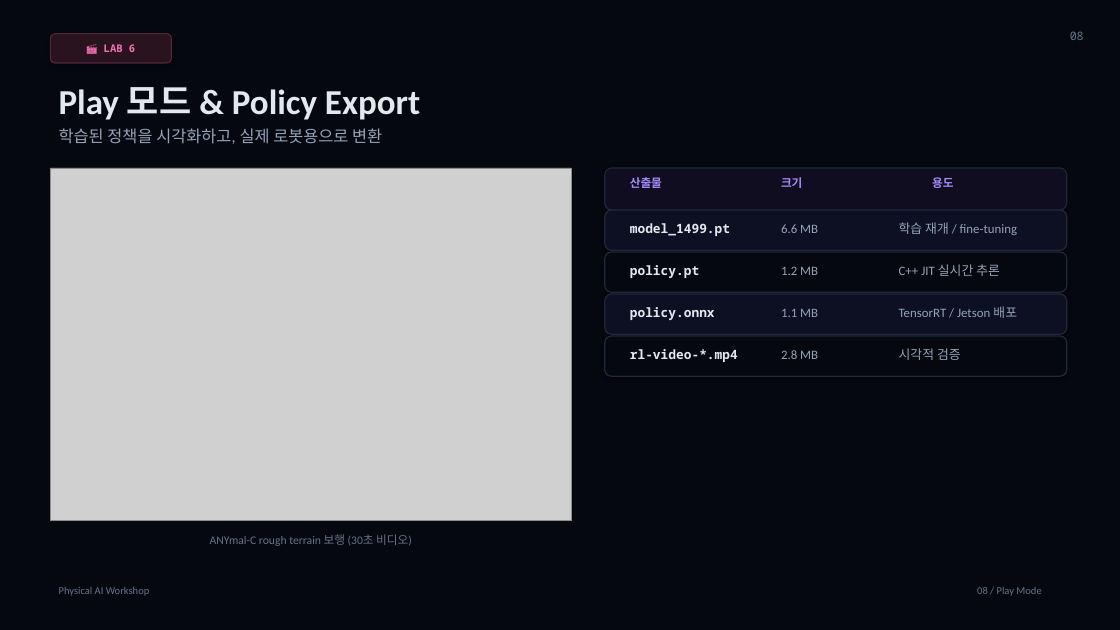
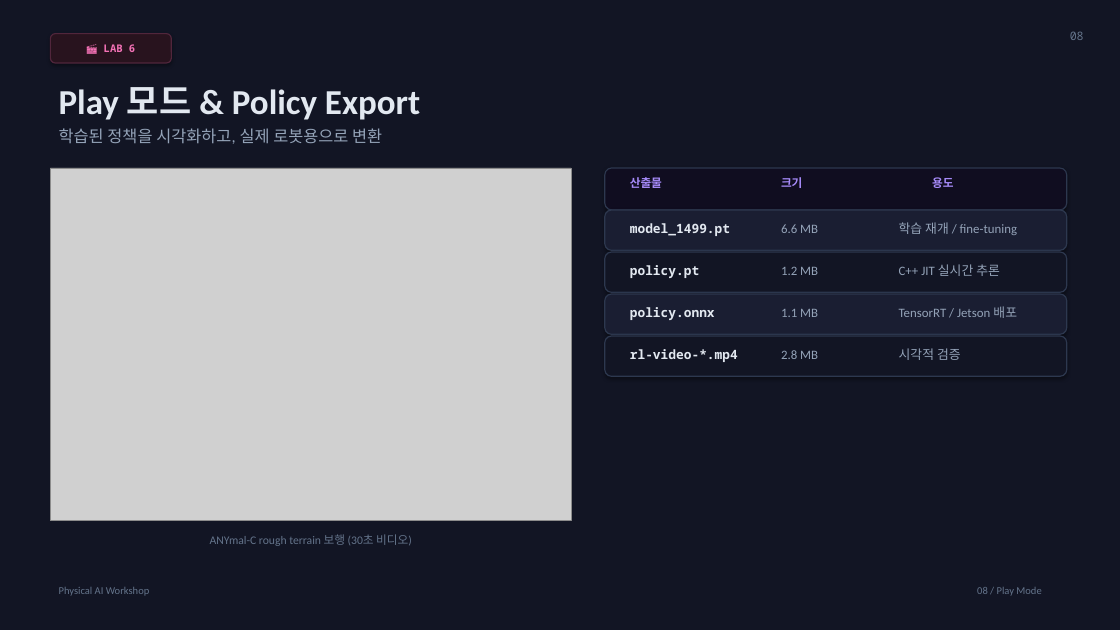
Before and after one commit to comeddy/pai-sim-isaaclab, a slide deck: slide 8 of Physical_AI_Workshop.pptx. Drawn at 1120x630 pixels with LibreOffice and Linux fonts; fonts in the diff are those of the drawing; grey boxes stand for pictures. Boxes give left, top, right and bottom in pixels: in the first picture for what was removed or moved away, otherwise in the second. Text is boxed around its words. In the diff, an @@ line names an element or a change of style, - is before the commit and + after.

```diff
--- a/Physical_AI_Workshop.pptx
+++ b/Physical_AI_Workshop.pptx
@@ background #06080F to #121524 @@
@@ rounded rectangle at <box>605,168,1067,210</box>: outline #1E293B 1 pt to #2D384F 1 pt @@
@@ rounded rectangle at <box>605,210,1067,250</box>: fill #0C1022 to #1A1E32; outline #1E293B 1 pt to #2D384F 1 pt @@
@@ rounded rectangle at <box>605,252,1067,292</box>: fill #06080F to #121524; outline #1E293B 1 pt to #2D384F 1 pt @@
@@ rounded rectangle at <box>605,294,1067,334</box>: fill #0C1022 to #1A1E32; outline #1E293B 1 pt to #2D384F 1 pt @@
@@ rounded rectangle at <box>605,336,1067,376</box>: fill #06080F to #121524; outline #1E293B 1 pt to #2D384F 1 pt @@
```
Also in this commit, not shown: 13 other slides changed.
